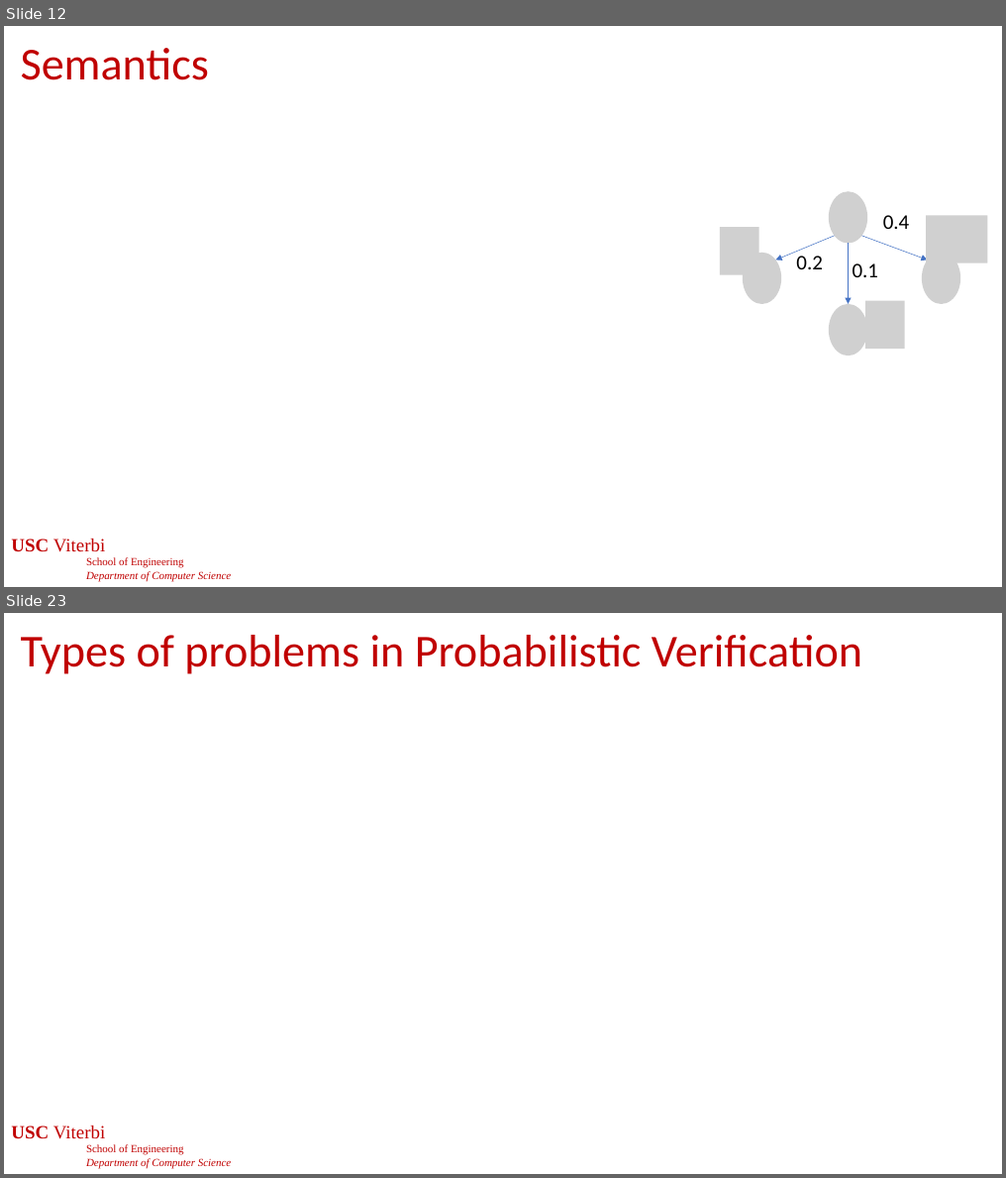
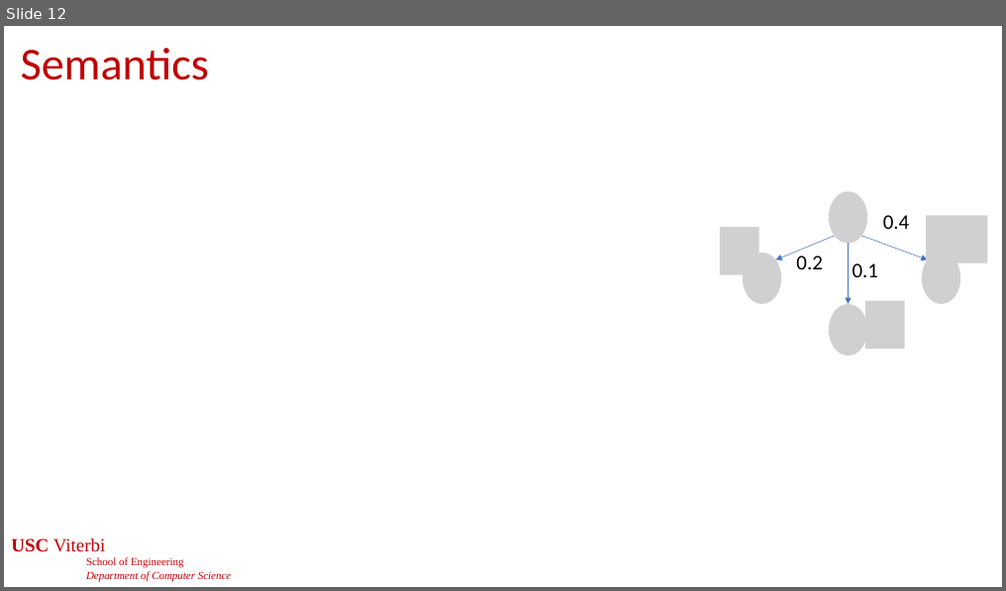
Before and after one commit to jdeshmukh/jdeshmukh.github.io, a slide deck: teaching/cs513-autocps-fall-2024/slides/ProbabilisticModels.pptx. Shown one above the other, each under a label of ours: slides 12 and 23 before the commit, slide 12 after it; the slides between them are not shown. The pictures are 1006x1178 and 1006x591 pixels, drawn with LibreOffice and Linux fonts; fonts in the diff are those of the drawing; grey boxes stand for pictures; background and template pictures are left out. Boxes give left, top, right and bottom in pixels: in the first picture for what was removed or moved away, otherwise in the second. Text is boxed around its words. In the diff, an @@ line names an element or a change of style, - is before the commit and + after.

```diff
--- a/teaching/cs513-autocps-fall-2024/slides/ProbabilisticModels.pptx
+++ b/teaching/cs513-autocps-fall-2024/slides/ProbabilisticModels.pptx
@@ slide 23 removed at box(4, 613, 1002, 1174), background #FFFFFF; not listed: 1 template element that a slide beside it also shows @@
@@ title removed at box(21, 635, 862, 674) @@
-Types of problems in Probabilistic Verification
@@ page number removed at box(392, 1131, 617, 1160) @@
-23
```
Also in this commit, not shown: 1 slide changed, 22 other slides removed, 1 other file.
